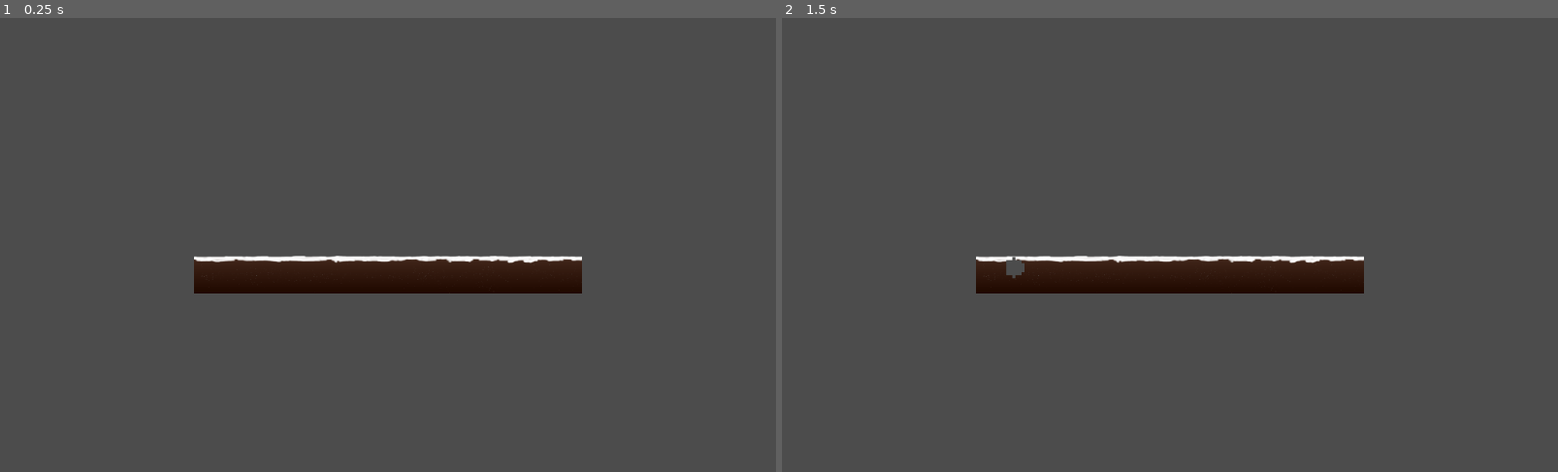
Above: before the commit, frames 1-2 (left to right).
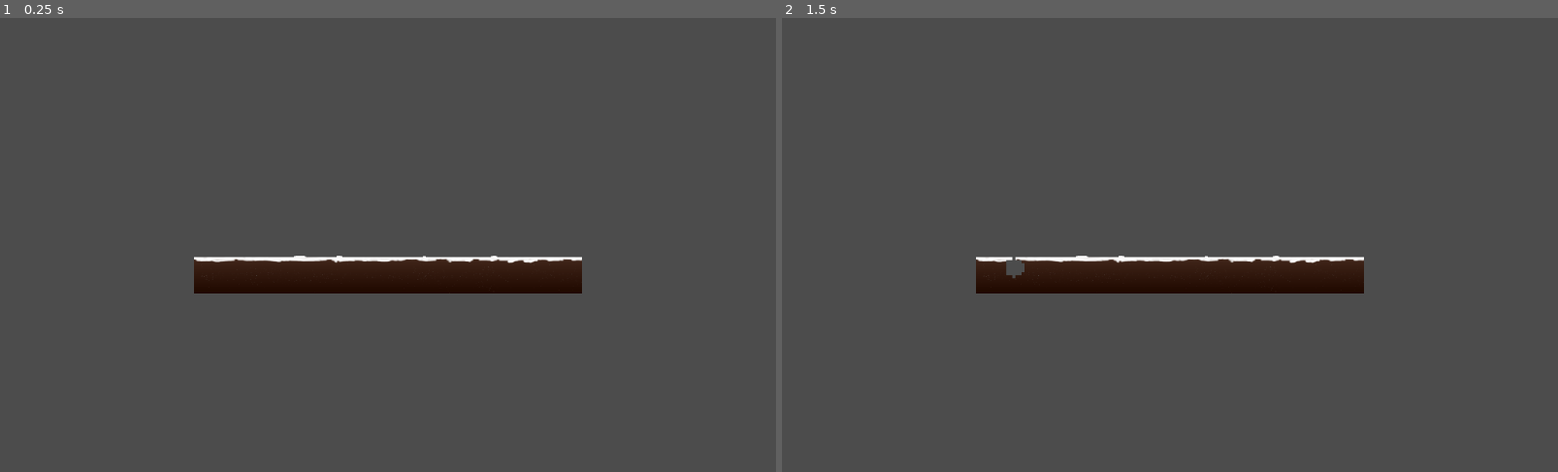
Above: after the commit, the same moments.

Repository: clemetayer/Diggo
Game: Godot game, scene res://Scenes/Maps/GroundTest.tscn
Same seed, same stepped clock (60 frames per second), same inputs: the game is played once before the commit and once after it. The project has no main scene, so this scene is started directly.
Inputs (mouse positions are in pixels of both pictures, inside the frame that each line leads up to):
- Up to frame 1 (0.25 s): no input
- Up to frame 2 (1.5 s): tap Enter at 0.5 s; move the mouse to (1340, 222) at 0.52 s; hold D (right) from 0.53 s (still down); tap Space (jump) at 0.77, 1.25 s; move the mouse to (1014, 267) at 1.27 s

The runs differ from the first frame. In frame 1, 0.2% of the frame differs, in the area x 25-75%, y 52-53%; in frame 2, 0.2%.

Commit message:
First version of transparent detection

Diff:
--- a/Diggo/Scenes/Maps/GroundTest.tscn
+++ b/Diggo/Scenes/Maps/GroundTest.tscn
@@ -15,5 +15,4 @@
 zoom = Vector2( 4, 4 )
 
 [node name="MouseCollision" parent="." instance=ExtResource( 3 )]
-position = Vector2( -1407.44, -269.026 )
 collision_mask = 2
--- a/Diggo/Scripts/Scenes/Maps/GroundTest.gd
+++ b/Diggo/Scripts/Scenes/Maps/GroundTest.gd
@@ -6,17 +6,44 @@
 var blockArea = preload("res://Scenes/Utils/Blocks/BlockArea.tscn")
 var texture = Texture
 
+
 # Called when the node enters the scene tree for the first time.
 func _ready():
 	texture = get_node("Sprite").get_texture()
 	subdivideOriginalSprite()
 	get_node("Sprite").hide()
 
+# Returns an array : ret[0] => is empty; ret[1] => is full
+func isTransparentOrFull(size, position):
+	var retArray = [true,true]
+	var bitmap = BitMap.new()
+	bitmap.create_from_image_alpha(texture.get_data())
+	var spriteStart = get_node("Sprite").get_rect().position
+	for row in range(size):
+		for col in range(size):
+			if(bitmap.get_bit((position - spriteStart + Vector2(row,col)))):
+				retArray[0] = false
+			else:
+				retArray[1] = false
+	return retArray
+
+func subdivideBlock(Size, position):
+	var newPos = position
+	if(Size > MIN_SIZE):
+		for row in range(2):
+			for col in range(2):
+				var isTransparentFullArray = isTransparentOrFull(Size/2, newPos)
+				if(not isTransparentFullArray[0]): # is not entirely transparent
+					if(not isTransparentFullArray[1]): # is not entirely full
+						subdivideBlock(Size/2, newPos)
+					else: # is entirely full
+						createNewBlock(Size/2, newPos)
+				newPos.x += Size/2
+			newPos.x = position.x
+			newPos.y += Size/2
+
 func subdivideOriginalSprite():
 	var spriteRect = get_node("Sprite").get_rect()
-#	var bitmap := BitMap.new()
-#	bitmap.create_from_image_alpha(get_node("Sprite").texture.get_data())
-#	get_node("Sprite").get_texture().get_data().save_png("res://screenshots/debug" + get_parent().name + ".png")
 	var spriteStart = spriteRect.position
 	var spriteSize = spriteRect.size
 	var xPos = spriteStart.x
@@ -28,8 +55,13 @@
 			var area = blockArea.instance()
 			area.spriteTexture = texture
 			area.position = Vector2(xPos,yPos)
-			area.setRegionTexture(Vector2(xPosTexture,yPosTexture))
-			self.call_deferred("add_child",area)
+			var isTransparentFullArray = isTransparentOrFull(TILE_SIZE, Vector2(xPos,yPos))
+			if(not isTransparentFullArray[0]): # is not entirely transparent
+				if(not isTransparentFullArray[1]): # is not entirely full
+					subdivideBlock(TILE_SIZE, Vector2(xPos,yPos))
+				else: # is entirely full
+					area.setRegionTexture(Vector2(xPosTexture,yPosTexture))
+					self.call_deferred("add_child",area)
 			xPos += TILE_SIZE
 			xPosTexture += TILE_SIZE
 		xPos = spriteStart.x
